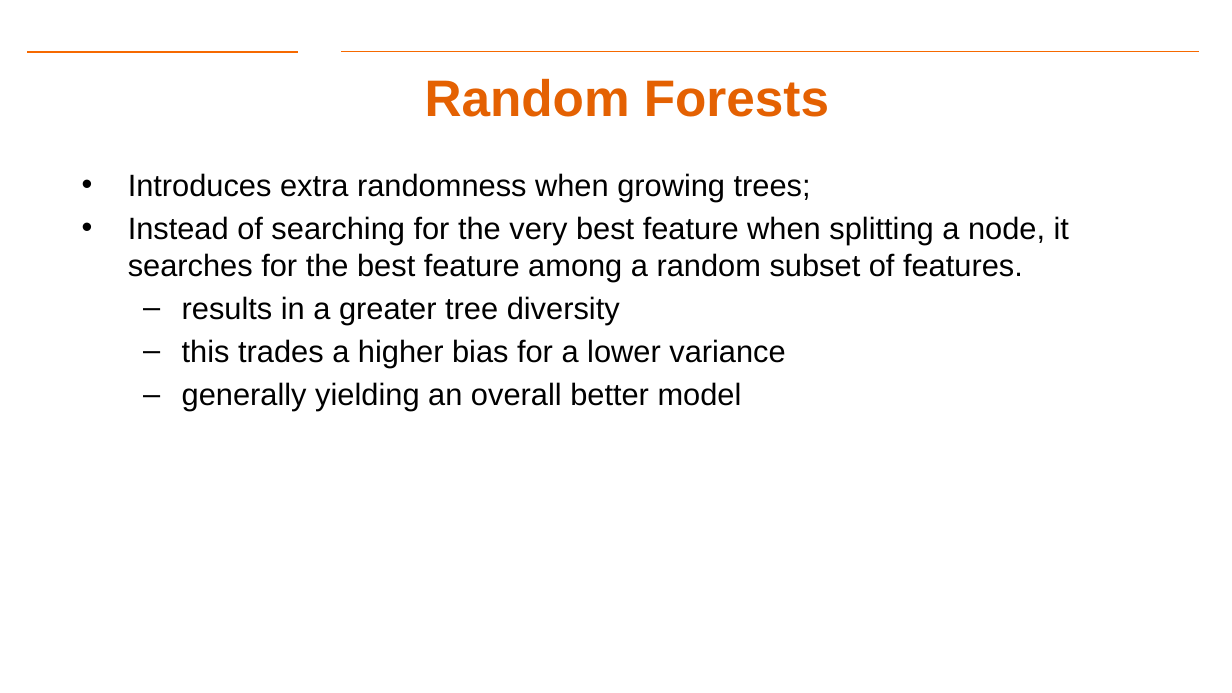
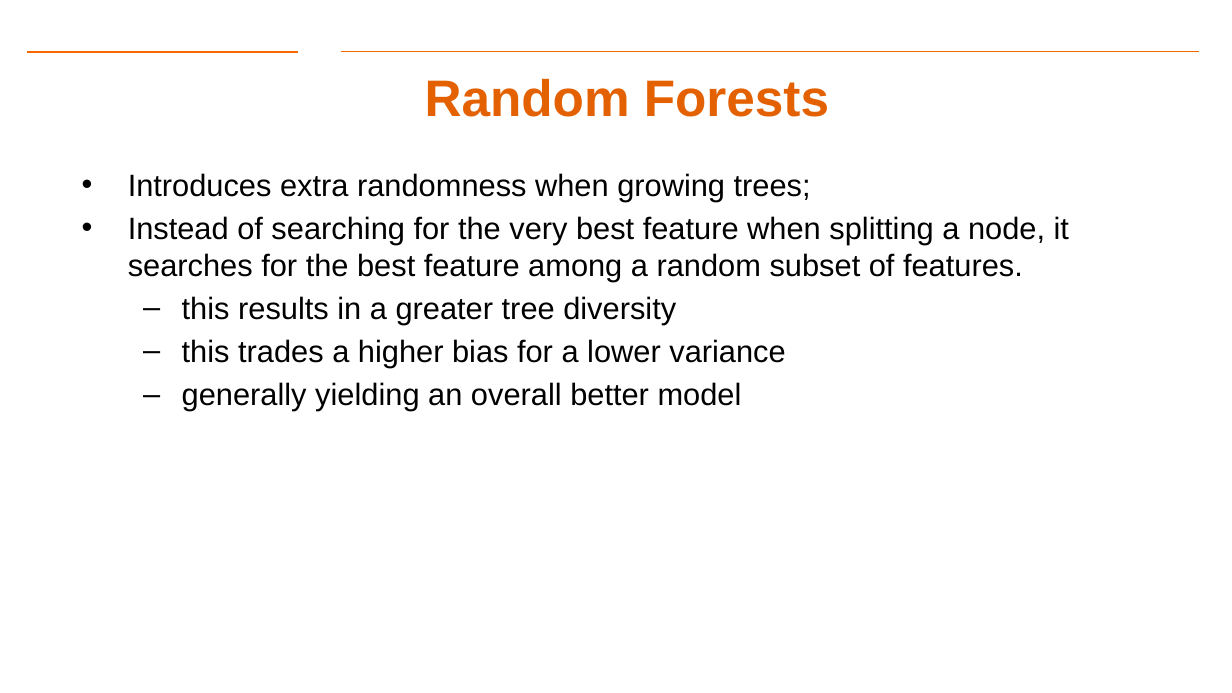
Before and after one commit to gk5951/RIT-DSCI-633-FDS, a slide deck: slide 8 of Syllabus/Lecture11/Lec11.pptx (slide 7 before the commit). Drawn at 1232x693 pixels with LibreOffice and Linux fonts; fonts in the diff are those of the drawing; background and template pictures are left out. Boxes give left, top, right and bottom in pixels: in the first picture for what was removed or moved away, otherwise in the second. Text is boxed around its words. In the diff, an @@ line names an element or a change of style, - is before the commit and + after.

Commit message:
updated slides

```diff
--- a/Syllabus/Lecture11/Lec11.pptx
+++ b/Syllabus/Lecture11/Lec11.pptx
@@ text at [182,296,676,325]: text changed @@
-  – results in a greater tree diversity
+  – this results in a greater tree diversity
```
Also in this commit, not shown: 1 slide added, 1 other file.
